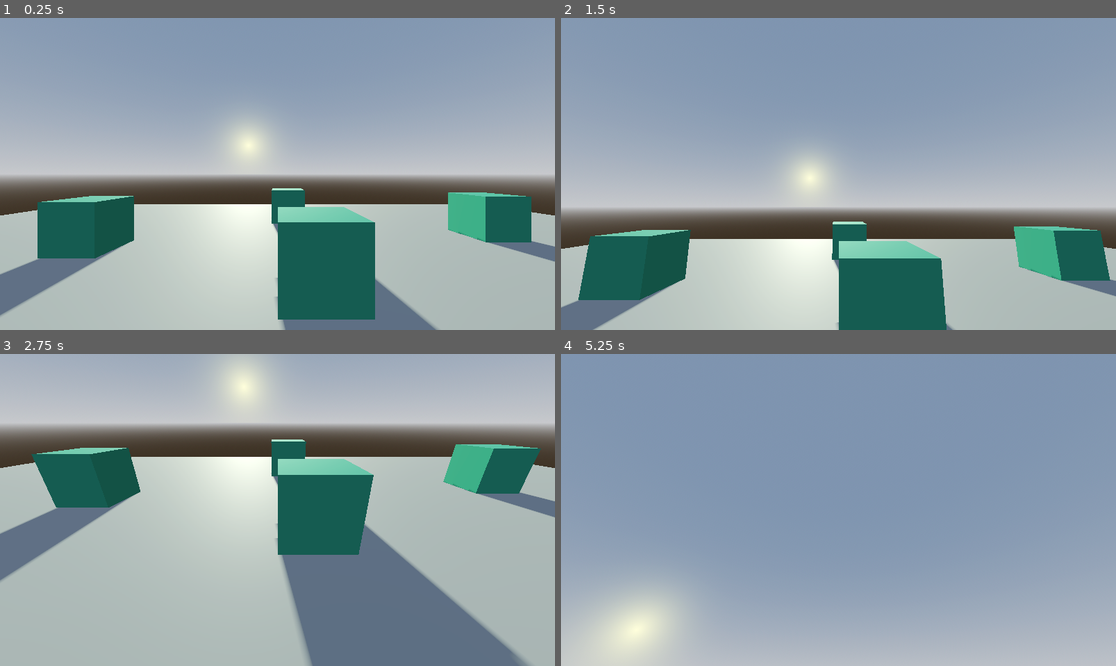
Above: before the commit, frames 1-4 (two rows, left to right).
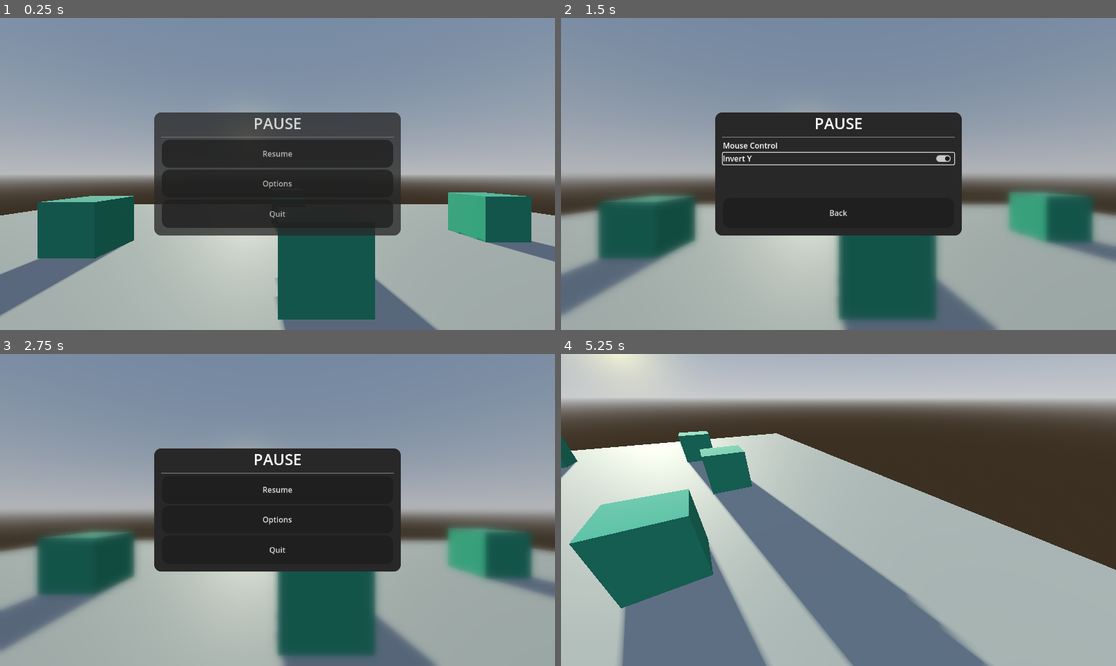
Above: after the commit, the same moments.

Repository: CptDarling/My-Inventory-Test
Game: Godot game, scene res://scenes/main.tscn
The game is run twice, just before and just after one commit, with the same random seed, the same clock (stepped at 60 frames per second) and the same inputs.
Inputs (mouse positions are in pixels of both pictures, inside the frame that each line leads up to):
- Up to frame 1 (0.25 s): no input
- Up to frame 2 (1.5 s): click (838, 183) at 0.5 s, where only the run after the commit has a clickable "Options"; click (838, 158) at 1.25 s, where only the run after the commit has a clickable "Invert Y"
- Up to frame 3 (2.75 s): click (277, 547) at 2 s, where only the run after the commit has a clickable "Back"
- Up to frame 4 (5.25 s): click (838, 491) at 2.75 s, where only the run after the commit has a clickable "Resume"; tap Enter (ui_accept) at 3.5, 3.77, 4.52 s; move the mouse to (960, 494) at 3.52 s; hold D (right) 3.53-4.28 s; move the mouse to (727, 525) at 4.27 s; hold S (backwards) 4.28-5.03 s; move the mouse to (894, 441) at 5.02 s; hold D (right) from 5.03 s (still down)

The runs differ from the first frame. In frame 1, 17% of the frame differs, in the area x 27-73%, y 30-70%; in frame 2, 45%; in frame 3, 78%; in frame 4, 86%, in the area x 0-100%, y 0-100%.

Commit message:
Move Main Menu to Game Maanger

Diff:
--- /dev/null
+++ b/managers/game_manager.gd
@@ -0,0 +1,19 @@
+extends Node
+
+@onready var main_menu: MainMenu = %MainMenu
+
+func _ready() -> void:
+	main_menu.pause()
+
+
+func _unhandled_key_input(event: InputEvent) -> void:
+	if event.is_action_pressed("ui_cancel"):
+		main_menu.pause()
+
+
+func show_main_menu() -> void:
+	main_menu.show()
+
+
+func _on_main_menu_options_requested() -> void:
+	OptionsManager.show()
--- /dev/null
+++ b/managers/game_manager.tscn
@@ -0,0 +1,12 @@
+[gd_scene load_steps=3 format=3 uid="uid://b80ec0b1xawm1"]
+
+[ext_resource type="Script" path="res://managers/game_manager.gd" id="1_blm47"]
+[ext_resource type="PackedScene" uid="uid://be70bv2ilur7o" path="res://ui/main_menu.tscn" id="2_3u8gf"]
+
+[node name="game_manager" type="Node"]
+script = ExtResource("1_blm47")
+
+[node name="MainMenu" parent="." instance=ExtResource("2_3u8gf")]
+unique_name_in_owner = true
+
+[connection signal="options_requested" from="MainMenu" to="." method="_on_main_menu_options_requested"]
--- a/managers/options_manager.gd
+++ b/managers/options_manager.gd
@@ -1,10 +1,8 @@
 #class_name OptionsManager
-extends ColorRect
+extends Node
 
 @onready var user_prefs: UserPreferences
-
-@onready var toggle_invert_y: CheckButton = %ToggleInvertY
-@onready var back_button: Button = %BackButton
+@onready var options_menu: ColorRect = %OptionsMenu
 
 @export var mouse_invert_y: bool = false:
 	get:
@@ -16,16 +14,14 @@
 		user_prefs.mouse_invert_y = value
 		user_prefs.save()
 
+
 func _ready() -> void:
 	user_prefs = UserPreferences.load_or_create()
-	toggle_invert_y.set_pressed_no_signal(mouse_invert_y)
-	back_button.pressed.connect(hide)
-	hide()
 
 
-func _on_invert_y_toggled(button_pressed: bool) -> void:
-	mouse_invert_y = button_pressed
+func show() -> void:
+	options_menu.show()
 
 
-func _on_back_button_pressed() -> void:
-	hide()
+func _on_options_menu_options_menu_closed() -> void:
+	GameManager.show_main_menu()
--- a/managers/options_manager.tscn
+++ b/managers/options_manager.tscn
@@ -1,126 +1,12 @@
-[gd_scene load_steps=12 format=3 uid="uid://cciskcytidld0"]
+[gd_scene load_steps=3 format=3 uid="uid://cciskcytidld0"]
 
 [ext_resource type="Script" path="res://managers/options_manager.gd" id="1_0thf3"]
-[ext_resource type="Shader" uid="uid://bcafhnmnjj468" path="res://ui/main_menu.tres" id="1_cp37v"]
-[ext_resource type="Shader" path="res://ui/blur_shader.gdshader" id="1_nd4tn"]
+[ext_resource type="PackedScene" uid="uid://ndcri0g1s6e8" path="res://ui/options_menu.tscn" id="2_5rl8o"]
 
-[sub_resource type="ShaderMaterial" id="ShaderMaterial_ybj22"]
-shader = ExtResource("1_nd4tn")
-shader_parameter/blur = 2.5
-shader_parameter/brightness = 0.9
-
-[sub_resource type="ShaderMaterial" id="ShaderMaterial_y8k0a"]
-shader = ExtResource("1_cp37v")
-shader_parameter/brightness = null
-shader_parameter/blur = 0.0
-
-[sub_resource type="StyleBoxFlat" id="StyleBoxFlat_ov6d6"]
-bg_color = Color(0.156863, 0.156863, 0.156863, 1)
-corner_radius_top_left = 15
-corner_radius_top_right = 15
-corner_radius_bottom_right = 15
-corner_radius_bottom_left = 15
-
-[sub_resource type="LabelSettings" id="LabelSettings_8xt8o"]
-font_size = 32
-
-[sub_resource type="StyleBoxFlat" id="StyleBoxFlat_7mh7d"]
-bg_color = Color(0.121094, 0.121094, 0.121094, 1)
-corner_radius_top_left = 15
-corner_radius_top_right = 15
-corner_radius_bottom_right = 15
-corner_radius_bottom_left = 15
-
-[sub_resource type="StyleBoxFlat" id="StyleBoxFlat_130ic"]
-bg_color = Color(0.196078, 0.196078, 0.196078, 1)
-corner_radius_top_left = 15
-corner_radius_top_right = 15
-corner_radius_bottom_right = 15
-corner_radius_bottom_left = 15
-
-[sub_resource type="InputEventAction" id="InputEventAction_v7nx7"]
-action = &"ui_cancel"
-pressed = true
-
-[sub_resource type="Shortcut" id="Shortcut_reda2"]
-events = [SubResource("InputEventAction_v7nx7")]
-
-[node name="OptionsMenu" type="ColorRect"]
-process_mode = 3
-material = SubResource("ShaderMaterial_ybj22")
-anchors_preset = 15
-anchor_right = 1.0
-anchor_bottom = 1.0
-grow_horizontal = 2
-grow_vertical = 2
-color = Color(1, 1, 1, 0)
+[node name="OptionsManager" type="Node"]
 script = ExtResource("1_0thf3")
 
-[node name="CenterContainer" type="CenterContainer" parent="."]
-material = SubResource("ShaderMaterial_y8k0a")
-layout_mode = 1
-anchors_preset = 15
-anchor_right = 1.0
-anchor_bottom = 1.0
-grow_horizontal = 2
-grow_vertical = 2
+[node name="OptionsMenu" parent="." instance=ExtResource("2_5rl8o")]
+unique_name_in_owner = true
 
-[node name="PanelContainer" type="PanelContainer" parent="CenterContainer"]
-custom_minimum_size = Vector2(512, 256)
-layout_mode = 2
-theme_override_styles/panel = SubResource("StyleBoxFlat_ov6d6")
-
-[node name="MarginContainer" type="MarginContainer" parent="CenterContainer/PanelContainer"]
-layout_mode = 2
-theme_override_constants/margin_left = 16
-theme_override_constants/margin_right = 16
-theme_override_constants/margin_bottom = 16
-
-[node name="VBoxContainer" type="VBoxContainer" parent="CenterContainer/PanelContainer/MarginContainer"]
-layout_mode = 2
-
-[node name="PauseLabel" type="Label" parent="CenterContainer/PanelContainer/MarginContainer/VBoxContainer"]
-layout_mode = 2
-text = "Pause"
-label_settings = SubResource("LabelSettings_8xt8o")
-horizontal_alignment = 1
-uppercase = true
-
-[node name="HSeparator" type="HSeparator" parent="CenterContainer/PanelContainer/MarginContainer/VBoxContainer"]
-layout_mode = 2
-
-[node name="VBoxContainer" type="VBoxContainer" parent="CenterContainer/PanelContainer/MarginContainer/VBoxContainer"]
-layout_mode = 2
-size_flags_horizontal = 3
-
-[node name="Label" type="Label" parent="CenterContainer/PanelContainer/MarginContainer/VBoxContainer/VBoxContainer"]
-layout_mode = 2
-text = "Mouse Control"
-
-[node name="ToggleInvertY" type="CheckButton" parent="CenterContainer/PanelContainer/MarginContainer/VBoxContainer/VBoxContainer"]
-unique_name_in_owner = true
-layout_mode = 2
-
-[node name="Label" type="Label" parent="CenterContainer/PanelContainer/MarginContainer/VBoxContainer/VBoxContainer/ToggleInvertY"]
-layout_mode = 0
-offset_right = 60.0
-offset_bottom = 26.0
-text = "Invert Y"
-
-[node name="GridContainer" type="GridContainer" parent="CenterContainer/PanelContainer/MarginContainer/VBoxContainer"]
-layout_mode = 2
-size_flags_vertical = 3
-columns = 2
-
-[node name="BackButton" type="Button" parent="CenterContainer/PanelContainer/MarginContainer/VBoxContainer"]
-unique_name_in_owner = true
-layout_mode = 2
-size_flags_horizontal = 3
-size_flags_vertical = 3
-theme_override_styles/normal = SubResource("StyleBoxFlat_7mh7d")
-theme_override_styles/hover = SubResource("StyleBoxFlat_130ic")
-shortcut = SubResource("Shortcut_reda2")
-text = "Back"
-
-[connection signal="toggled" from="CenterContainer/PanelContainer/MarginContainer/VBoxContainer/VBoxContainer/ToggleInvertY" to="." method="_on_invert_y_toggled"]
-[connection signal="pressed" from="CenterContainer/PanelContainer/MarginContainer/VBoxContainer/BackButton" to="." method="_on_back_button_pressed"]
+[connection signal="options_menu_closed" from="OptionsMenu" to="." method="_on_options_menu_options_menu_closed"]
--- a/player/player.gd
+++ b/player/player.gd
@@ -1,12 +1,6 @@
 class_name Player extends PlayerInput
 
 @onready var camera_3d: Camera3D = $Camera3D
-@onready var main_menu: MainMenu = $MainMenu
 
 func _ready() -> void:
 	camera = camera_3d
-
-
-func _unhandled_key_input(event: InputEvent) -> void:
-	if event.is_action_pressed("ui_cancel"):
-		main_menu.pause()
--- a/player/player.tscn
+++ b/player/player.tscn
@@ -1,7 +1,6 @@
-[gd_scene load_steps=5 format=3 uid="uid://dbgcn62jkra0e"]
+[gd_scene load_steps=4 format=3 uid="uid://dbgcn62jkra0e"]
 
 [ext_resource type="Script" path="res://player/player.gd" id="1_bvhs2"]
-[ext_resource type="PackedScene" uid="uid://be70bv2ilur7o" path="res://ui/main_menu.tscn" id="2_bbrty"]
 
 [sub_resource type="CapsuleMesh" id="CapsuleMesh_oj8vp"]
 
@@ -21,5 +20,3 @@
 
 [node name="Camera3D" type="Camera3D" parent="."]
 transform = Transform3D(1, 0, 0, 0, 1, 0, 0, 0, 1, 0, 1.5, 0)
-
-[node name="MainMenu" parent="." instance=ExtResource("2_bbrty")]
--- a/project.godot
+++ b/project.godot
@@ -18,6 +18,7 @@
 [autoload]
 
 OptionsManager="*res://managers/options_manager.tscn"
+GameManager="*res://managers/game_manager.tscn"
 
 [input]
 
--- a/ui/main_menu.gd
+++ b/ui/main_menu.gd
@@ -6,10 +6,12 @@
 
 @onready var animation_player: AnimationPlayer = %AnimationPlayer
 
+signal options_requested
+
 func _ready() -> void:
 	quit_button.pressed.connect(get_tree().quit)
 	resume_button.pressed.connect(unpause)
-	OptionsManager.visibility_changed.connect(_options_manager_visibility_changed)
+#	OptionsManager.OptionsMenu.visibility_changed.connect(_options_manager_visibility_changed)
 
 
 func unpause() -> void:
@@ -25,7 +27,7 @@
 
 
 func _on_options_button_pressed() -> void:
-	OptionsManager.show()
+	options_requested.emit()
 	hide()
 
 
--- /dev/null
+++ b/ui/options_menu.gd
@@ -0,0 +1,31 @@
+extends ColorRect
+
+@onready var toggle_invert_y: CheckButton = %ToggleInvertY
+@onready var back_button: Button = %BackButton
+
+signal options_menu_closed
+
+var _is_ready: bool = false
+
+func _ready() -> void:
+	back_button.pressed.connect(hide)
+	hide()
+	_is_ready = true
+
+
+func _update_ui() -> void:
+	toggle_invert_y.set_pressed_no_signal(OptionsManager.mouse_invert_y)
+
+
+func _on_invert_y_toggled(button_pressed: bool) -> void:
+	OptionsManager.mouse_invert_y = button_pressed
+
+
+func _on_back_button_pressed() -> void:
+	hide()
+	options_menu_closed.emit()
+
+
+func _on_visibility_changed() -> void:
+	if visible and _is_ready:
+		_update_ui()
--- /dev/null
+++ b/ui/options_menu.tscn
@@ -0,0 +1,127 @@
+[gd_scene load_steps=12 format=3 uid="uid://ndcri0g1s6e8"]
+
+[ext_resource type="Shader" path="res://ui/blur_shader.gdshader" id="1_8oval"]
+[ext_resource type="Script" path="res://ui/options_menu.gd" id="2_lkdwa"]
+[ext_resource type="Shader" uid="uid://bcafhnmnjj468" path="res://ui/main_menu.tres" id="2_v0mni"]
+
+[sub_resource type="ShaderMaterial" id="ShaderMaterial_ybj22"]
+shader = ExtResource("1_8oval")
+shader_parameter/blur = 2.5
+shader_parameter/brightness = 0.9
+
+[sub_resource type="ShaderMaterial" id="ShaderMaterial_y8k0a"]
+shader = ExtResource("2_v0mni")
+shader_parameter/brightness = null
+shader_parameter/blur = 0.0
+
+[sub_resource type="StyleBoxFlat" id="StyleBoxFlat_ov6d6"]
+bg_color = Color(0.156863, 0.156863, 0.156863, 1)
+corner_radius_top_left = 15
+corner_radius_top_right = 15
+corner_radius_bottom_right = 15
+corner_radius_bottom_left = 15
+
+[sub_resource type="LabelSettings" id="LabelSettings_8xt8o"]
+font_size = 32
+
+[sub_resource type="StyleBoxFlat" id="StyleBoxFlat_7mh7d"]
+bg_color = Color(0.121094, 0.121094, 0.121094, 1)
+corner_radius_top_left = 15
+corner_radius_top_right = 15
+corner_radius_bottom_right = 15
+corner_radius_bottom_left = 15
+
+[sub_resource type="StyleBoxFlat" id="StyleBoxFlat_130ic"]
+bg_color = Color(0.196078, 0.196078, 0.196078, 1)
+corner_radius_top_left = 15
+corner_radius_top_right = 15
+corner_radius_bottom_right = 15
+corner_radius_bottom_left = 15
+
+[sub_resource type="InputEventAction" id="InputEventAction_v7nx7"]
+action = &"ui_cancel"
+pressed = true
+
+[sub_resource type="Shortcut" id="Shortcut_reda2"]
+events = [SubResource("InputEventAction_v7nx7")]
+
+[node name="OptionsMenu" type="ColorRect"]
+process_mode = 3
+material = SubResource("ShaderMaterial_ybj22")
+anchors_preset = 15
+anchor_right = 1.0
+anchor_bottom = 1.0
+grow_horizontal = 2
+grow_vertical = 2
+color = Color(1, 1, 1, 0)
+script = ExtResource("2_lkdwa")
+
+[node name="CenterContainer" type="CenterContainer" parent="."]
+material = SubResource("ShaderMaterial_y8k0a")
+layout_mode = 1
+anchors_preset = 15
+anchor_right = 1.0
+anchor_bottom = 1.0
+grow_horizontal = 2
+grow_vertical = 2
+
+[node name="PanelContainer" type="PanelContainer" parent="CenterContainer"]
+custom_minimum_size = Vector2(512, 256)
+layout_mode = 2
+theme_override_styles/panel = SubResource("StyleBoxFlat_ov6d6")
+
+[node name="MarginContainer" type="MarginContainer" parent="CenterContainer/PanelContainer"]
+layout_mode = 2
+theme_override_constants/margin_left = 16
+theme_override_constants/margin_right = 16
+theme_override_constants/margin_bottom = 16
+
+[node name="VBoxContainer" type="VBoxContainer" parent="CenterContainer/PanelContainer/MarginContainer"]
+layout_mode = 2
+
+[node name="PauseLabel" type="Label" parent="CenterContainer/PanelContainer/MarginContainer/VBoxContainer"]
+layout_mode = 2
+text = "Pause"
+label_settings = SubResource("LabelSettings_8xt8o")
+horizontal_alignment = 1
+uppercase = true
+
+[node name="HSeparator" type="HSeparator" parent="CenterContainer/PanelContainer/MarginContainer/VBoxContainer"]
+layout_mode = 2
+
+[node name="VBoxContainer" type="VBoxContainer" parent="CenterContainer/PanelContainer/MarginContainer/VBoxContainer"]
+layout_mode = 2
+size_flags_horizontal = 3
+
+[node name="Label" type="Label" parent="CenterContainer/PanelContainer/MarginContainer/VBoxContainer/VBoxContainer"]
+layout_mode = 2
+text = "Mouse Control"
+
+[node name="ToggleInvertY" type="CheckButton" parent="CenterContainer/PanelContainer/MarginContainer/VBoxContainer/VBoxContainer"]
+unique_name_in_owner = true
+layout_mode = 2
+
+[node name="Label" type="Label" parent="CenterContainer/PanelContainer/MarginContainer/VBoxContainer/VBoxContainer/ToggleInvertY"]
+layout_mode = 0
+offset_right = 60.0
+offset_bottom = 26.0
+text = "Invert Y"
+
+[node name="GridContainer" type="GridContainer" parent="CenterContainer/PanelContainer/MarginContainer/VBoxContainer"]
+layout_mode = 2
+size_flags_vertical = 3
+columns = 2
+
+[node name="BackButton" type="Button" parent="CenterContainer/PanelContainer/MarginContainer/VBoxContainer"]
+unique_name_in_owner = true
+layout_mode = 2
+size_flags_horizontal = 3
+size_flags_vertical = 3
+theme_override_styles/normal = SubResource("StyleBoxFlat_7mh7d")
+theme_override_styles/hover = SubResource("StyleBoxFlat_130ic")
+shortcut = SubResource("Shortcut_reda2")
+text = "Back"
+
+[connection signal="visibility_changed" from="." to="." method="_on_visibility_changed"]
+[connection signal="toggled" from="CenterContainer/PanelContainer/MarginContainer/VBoxContainer/VBoxContainer/ToggleInvertY" to="." method="_on_invert_y_toggled"]
+[connection signal="pressed" from="CenterContainer/PanelContainer/MarginContainer/VBoxContainer/BackButton" to="." method="_on_back_button_pressed"]
